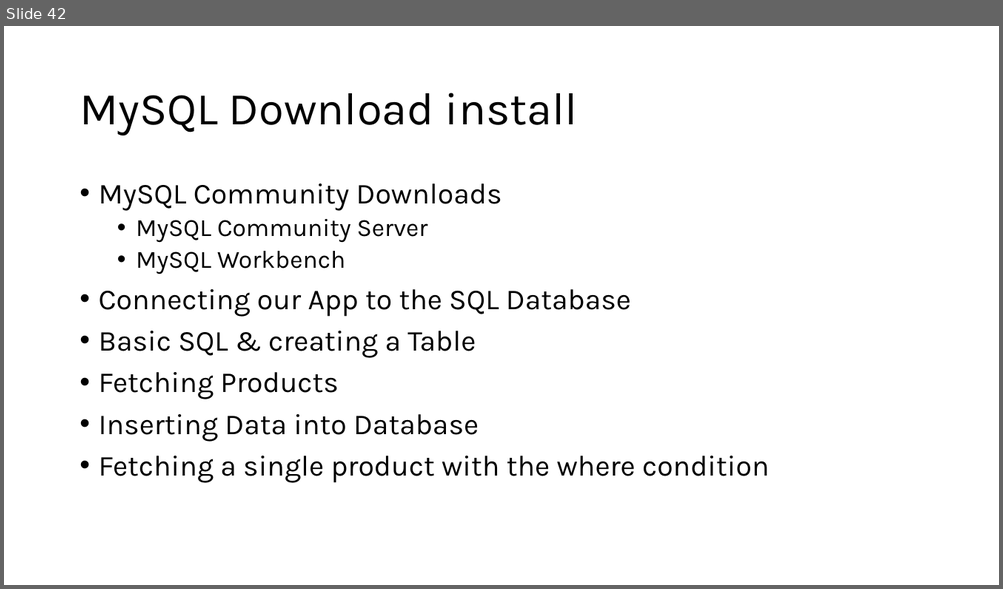
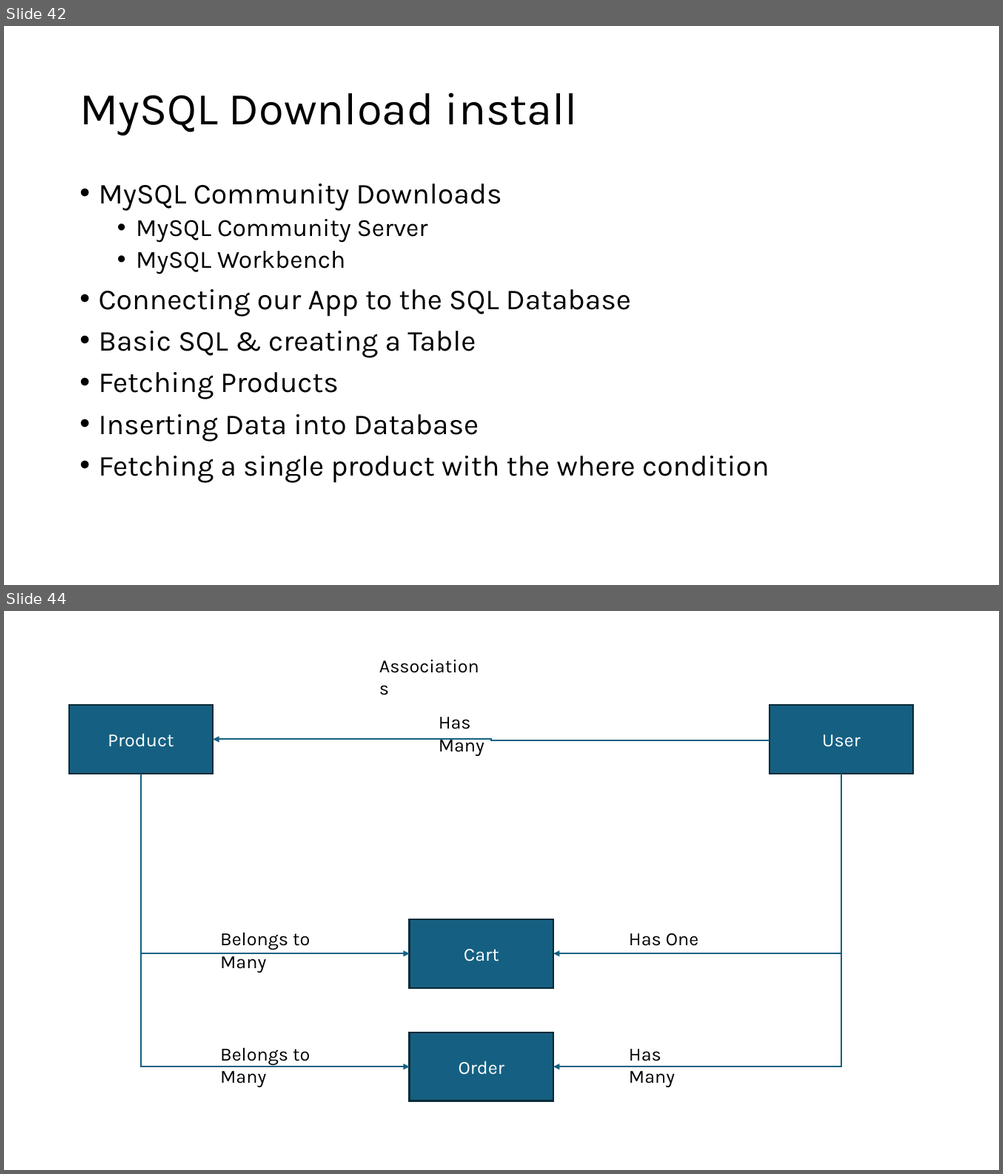
Before and after one commit to PiyushChaturvedii/Batch06, a slide deck: Node/node.pptx. Shown one above the other, each under a label of ours: slide 42 before the commit, slides 42 and 44 after it; the slides between them are not shown. The pictures are 1003x589 and 1003x1174 pixels, drawn with LibreOffice and Linux fonts; fonts in the diff are those of the drawing. Boxes give left, top, right and bottom in pixels: in the first picture for what was removed or moved away, otherwise in the second. Text is boxed around its words. In the diff, an @@ line names an element or a change of style, - is before the commit and + after.

Commit message:
dummyUser

```diff
--- a/Node/node.pptx
+++ b/Node/node.pptx
@@ slide 44 added at [4,611,999,1170], background #FFFFFF @@
@@ text added at [372,650,492,681], 18 pt, text #000000 @@
+Associations
@@ rectangle added at [69,705,213,774], fill #156082, outline #092A39 1.5 pt, 18 pt, text #FFFFFF @@
+Product
@@ text added at [438,717,484,756], 18 pt, text #000000 @@
+Has Many
@@ rectangle added at [769,705,913,774], fill #156082, outline #092A39 1.5 pt, 18 pt, text #FFFFFF @@
+User
@@ elbow arrow added from (769, 740) to (213, 739), #156082 1.5 pt @@
@@ elbow arrow added from (141, 774) to (409, 954), #156082 1.5 pt @@
@@ elbow arrow added from (141, 774) to (409, 1067), #156082 1.5 pt @@
@@ elbow arrow added from (841, 774) to (553, 954), #156082 1.5 pt @@
@@ elbow arrow added from (841, 774) to (553, 1067), #156082 1.5 pt @@
@@ rectangle added at [409,920,553,988], fill #156082, outline #092A39 1.5 pt, 18 pt, text #FFFFFF @@
+Cart
@@ text added at [220,932,310,973], 18 pt, text #000000 @@
+Belongs to Many
@@ text added at [629,934,698,946], 18 pt, text #000000 @@
+Has One
@@ text added at [220,1048,310,1088], 18 pt, text #000000 @@
+Belongs to Many
@@ rectangle added at [409,1033,553,1101], fill #156082, outline #092A39 1.5 pt, 18 pt, text #FFFFFF @@
+Order
@@ text added at [629,1049,674,1088], 18 pt, text #000000 @@
+Has Many
```
Also in this commit, not shown: 1 slide changed, 36 other files.
